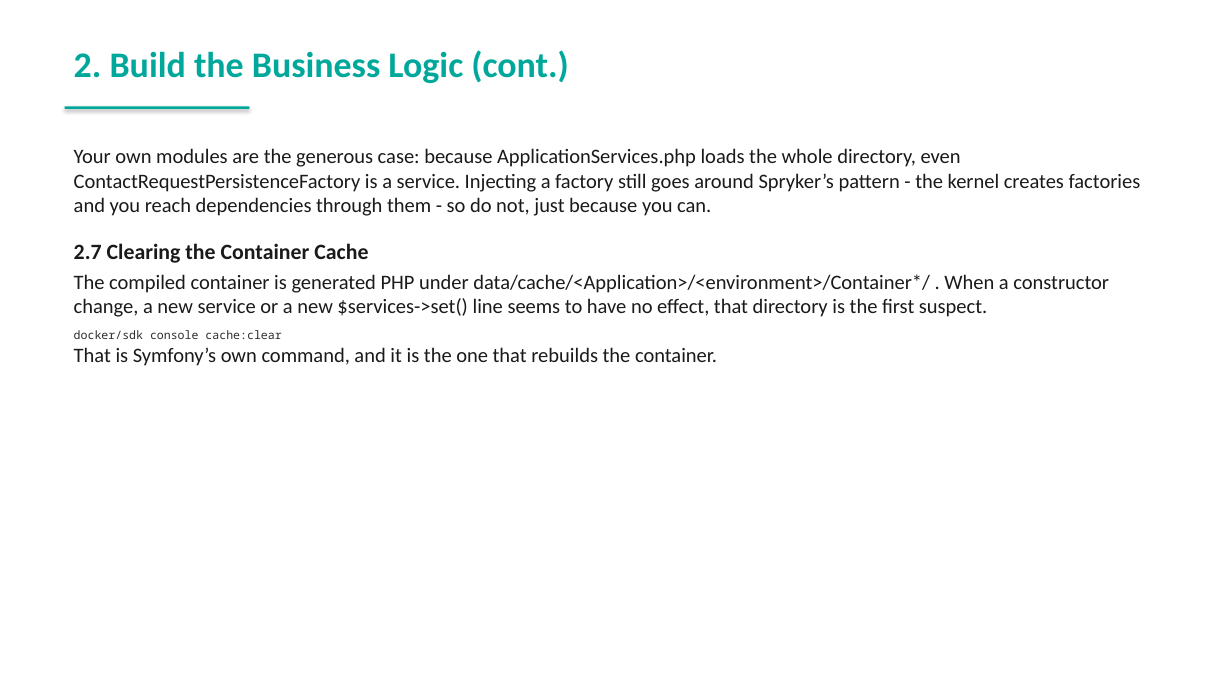
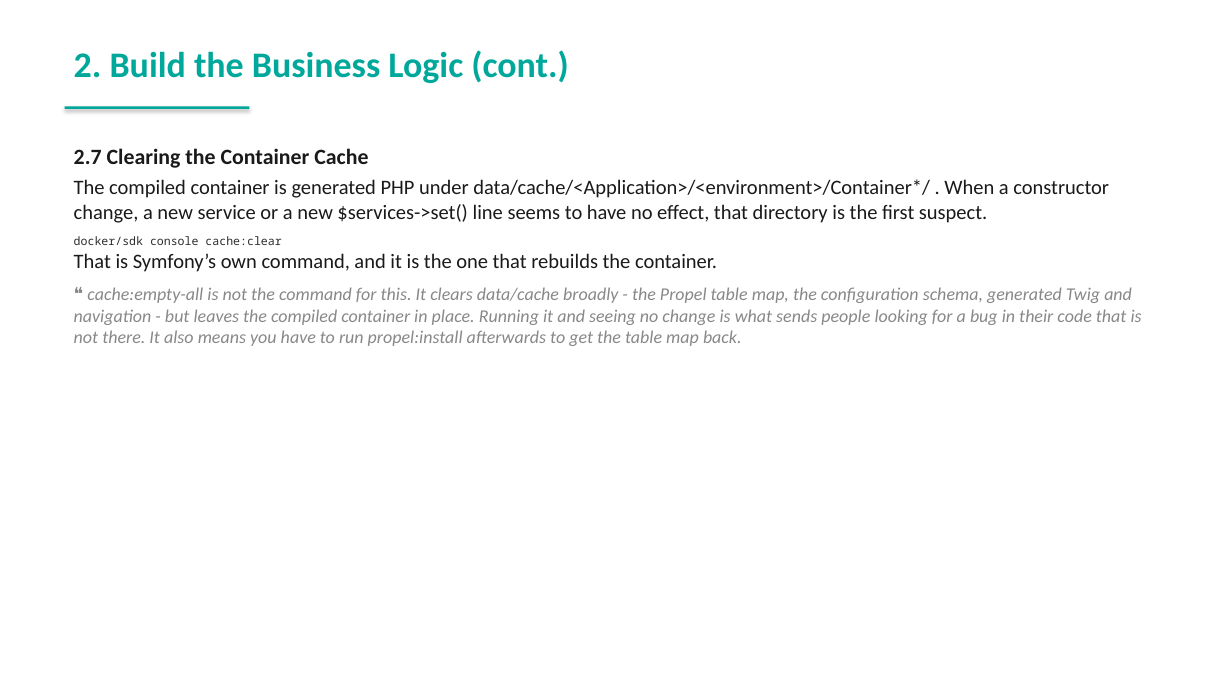
Before and after one commit to spryker-academy/instructor-exercises, a slide deck: slide 128 of guides-pptx/spryker-academy-fundamental.pptx (slide 127 before the commit). Drawn at 1232x693 pixels with LibreOffice and Linux fonts; fonts in the diff are those of the drawing. Boxes give left, top, right and bottom in pixels: in the first picture for what was removed or moved away, otherwise in the second. Text is boxed around its words. In the diff, an @@ line names an element or a change of style, - is before the commit and + after.

```diff
--- a/guides-pptx/spryker-academy-fundamental.pptx
+++ b/guides-pptx/spryker-academy-fundamental.pptx
@@ text at (74,148,1141,216): paragraph removed @@
-Your own modules are the generous case: because ApplicationServices.php loads the whole directory, even ContactRequestPersistenceFactory is a service. Injecting a factory still goes around Spryker’s pattern - the kernel creates factories and you reach dependencies through them - so do not, just because you can.
@@ text at (74,287,1142,346): paragraph added @@
+❝ cache:empty-all is not the command for this. It clears data/cache broadly - the Propel table map, the configuration schema, generated Twig and navigation - but leaves the compiled container in place. Running it and seeing no change is what sends people looking for a bug in their code that is not there. It also means you have to run propel:install afterwards to get the table map back.
```
Also in this commit, not shown: 10 other slides changed, 2 slides added, 18 other files.
